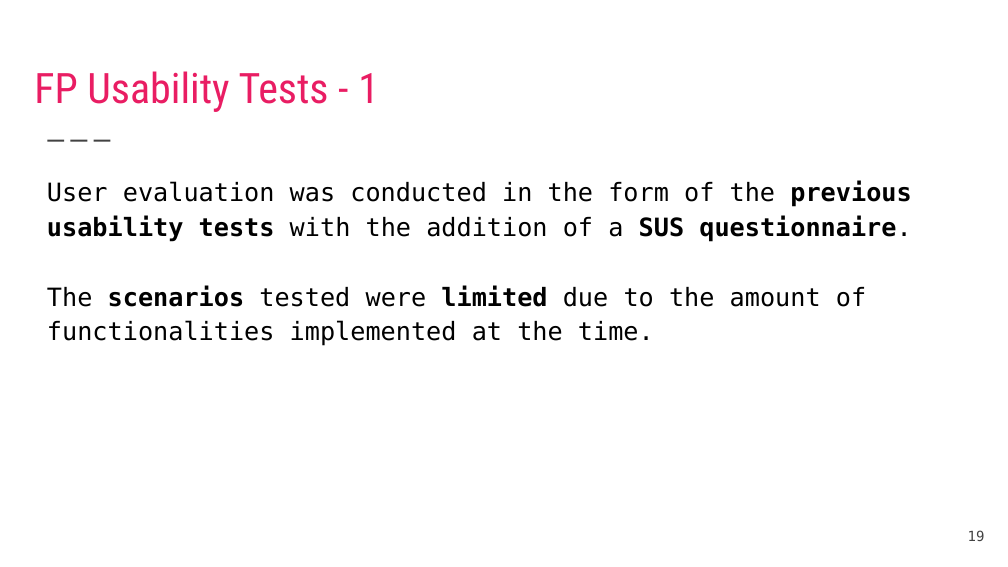
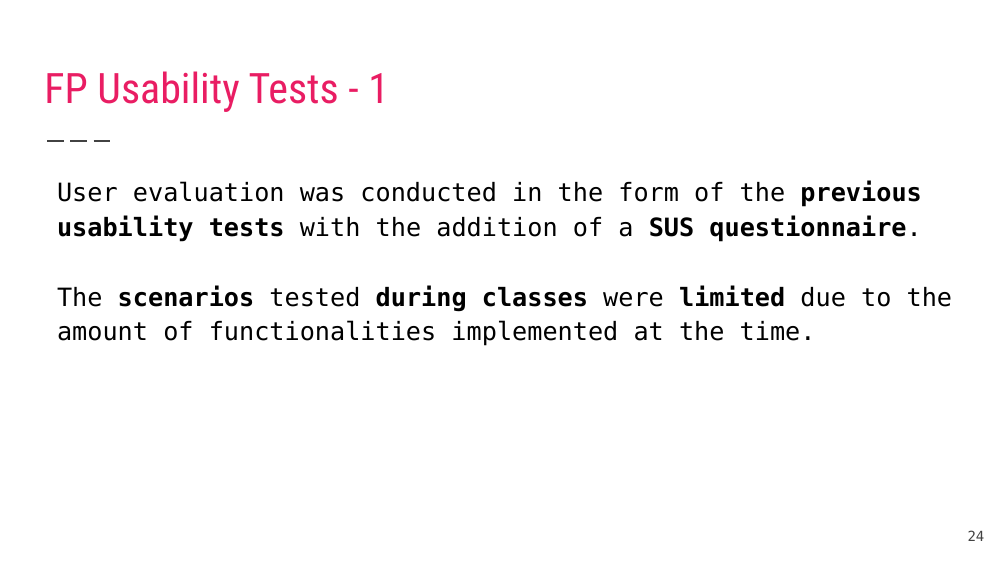
Before and after one commit to DavidAraujo98/ElectRight, a slide deck: slide 24 of documentation/IHC_Final_Presentation.pptx (slide 19 before the commit). Drawn at 1008x567 pixels with LibreOffice and Linux fonts; fonts in the diff are those of the drawing. Boxes give left, top, right and bottom in pixels: in the first picture for what was removed or moved away, otherwise in the second. Text is boxed around its words. In the diff, an @@ line names an element or a change of style, - is before the commit and + after.

```diff
--- a/documentation/IHC_Final_Presentation.pptx
+++ b/documentation/IHC_Final_Presentation.pptx
@@ title "FP Usability Tests - 1" moved from (x1=34, y1=71, x2=379, y2=112) to (x1=44, y1=71, x2=389, y2=112) @@
@@ text at (x1=57, y1=180, x2=921, y2=242): indent changed @@
@@ text at (x1=57, y1=285, x2=953, y2=346): text changed @@
-The scenarios tested were limited due to the amount of functionalities implemented at the time.
+The scenarios tested during classes were limited due to the amount of functionalities implemented at the time.
@@ page number at (x1=968, y1=530, x2=985, y2=541): text changed @@
-19
+24
```
Also in this commit, not shown: 22 other slides changed, 10 slides added, 2 slides removed, 20 other files.
